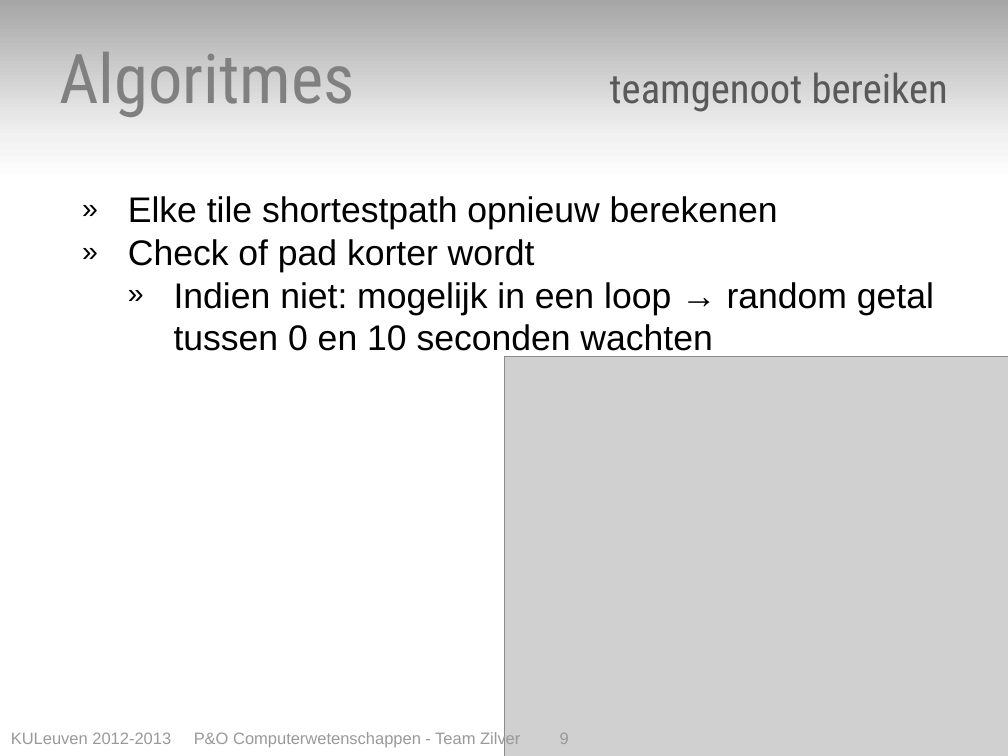
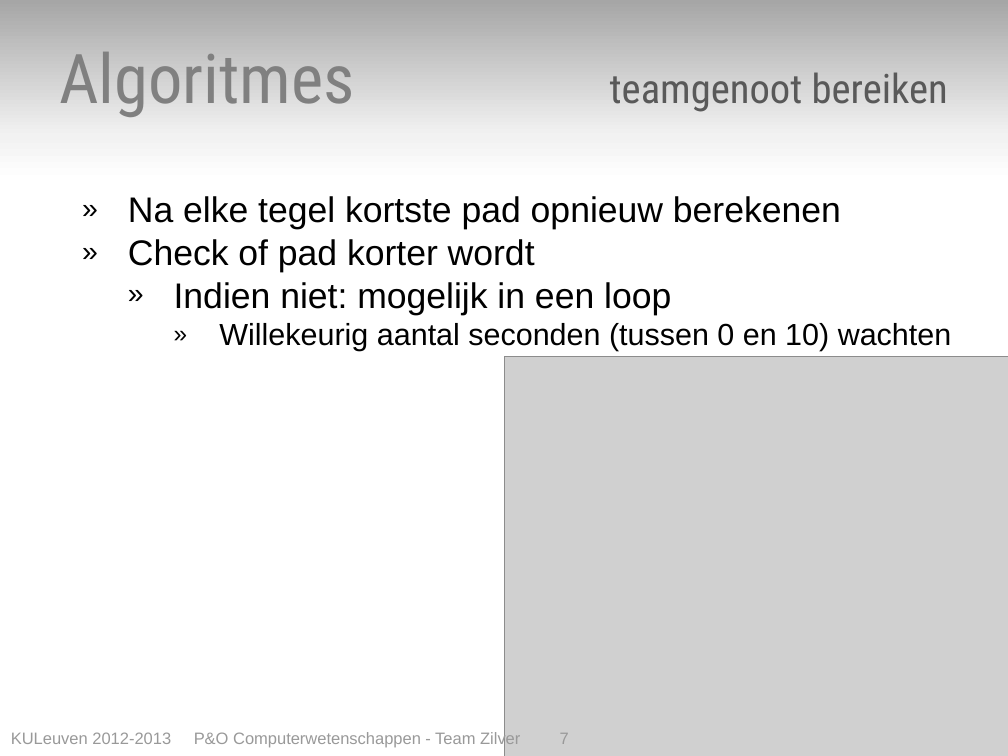
Before and after one commit to toonn/SilverSurfer, a slide deck: slide 7 of SilverSurferVerslag/Presentatie/Presentatie eindverslag - team zilver.pptx (slide 9 before the commit). Drawn at 1008x756 pixels with LibreOffice and Linux fonts; fonts in the diff are those of the drawing; grey boxes stand for pictures. Boxes give left, top, right and bottom in pixels: in the first picture for what was removed or moved away, otherwise in the second. Text is boxed around its words. In the diff, an @@ line names an element or a change of style, - is before the commit and + after.

```diff
--- a/SilverSurferVerslag/Presentatie/Presentatie eindverslag - team zilver.pptx
+++ b/SilverSurferVerslag/Presentatie/Presentatie eindverslag - team zilver.pptx
@@ text at [128,196,841,230]: text changed @@
-» Elke tile shortestpath opnieuw berekenen
+» Na elke tegel kortste pad opnieuw berekenen
@@ text at [174,282,952,351]: text changed; size 28 to 24 pt @@
-      » Indien niet: mogelijk in een loop → random getal
-      tussen 0 en 10 seconden wachten
+      » Indien niet: mogelijk in een loop
+        » Willekeurig aantal seconden (tussen 0 en 10) wachten
@@ text at [11,731,569,748]: text changed @@
-KULeuven 2012-2013 P&O Computerwetenschappen - Team Zilver 9
+KULeuven 2012-2013 P&O Computerwetenschappen - Team Zilver 7
```
Also in this commit, not shown: 6 other slides changed, 3 slides added, 3 slides removed.
